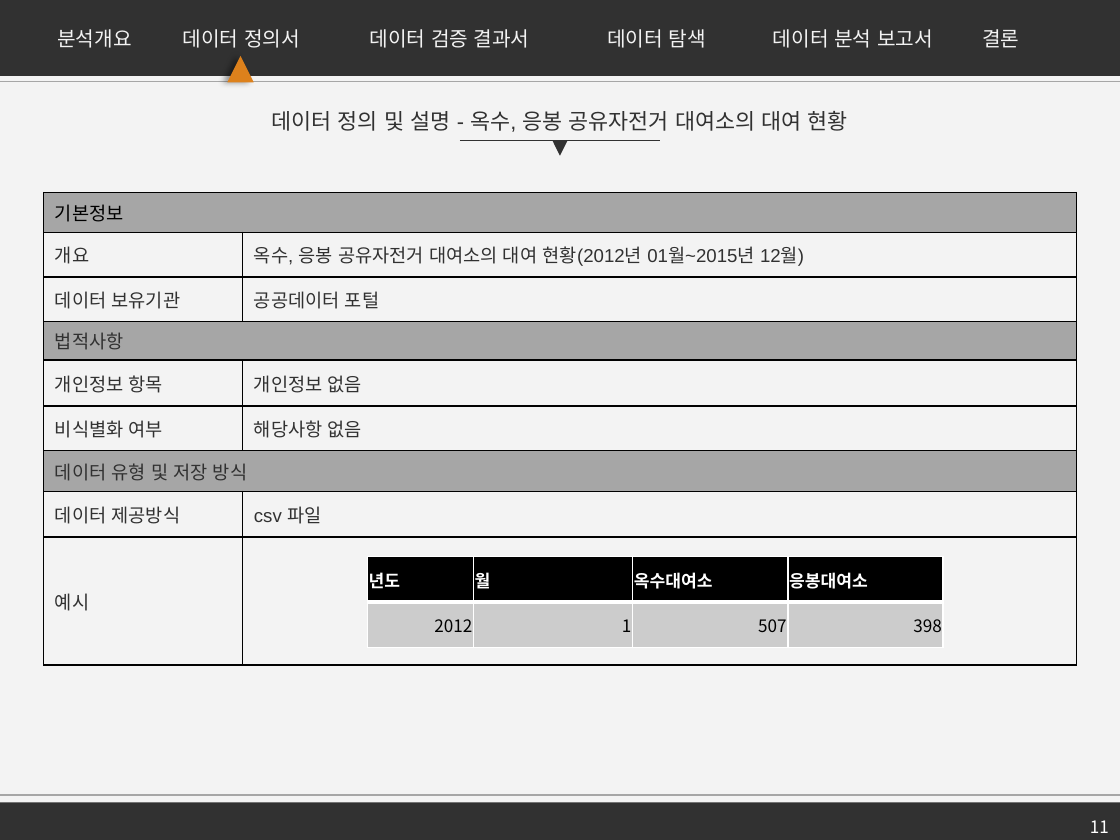
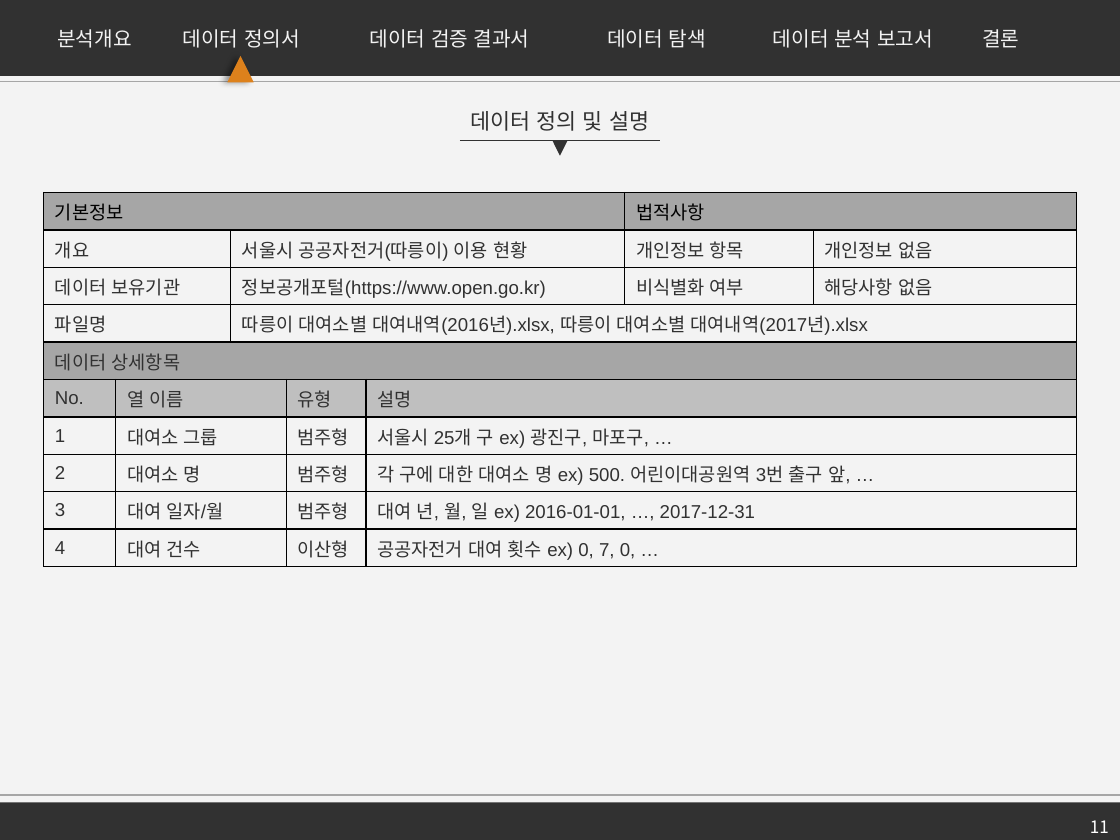
Before and after one commit to firstock/proj_sponge_bicycle, a slide deck: slide 11 of 서울시 공유자전거 수요 예측.pptx. Drawn at 1120x840 pixels with LibreOffice and Linux fonts; fonts in the diff are those of the drawing. Boxes give left, top, right and bottom in pixels: in the first picture for what was removed or moved away, otherwise in the second. Text is boxed around its words. In the diff, an @@ line names an element or a change of style, - is before the commit and + after.

```diff
--- a/서울시 공유자전거 수요 예측.pptx
+++ b/서울시 공유자전거 수요 예측.pptx
@@ text at [470,111,649,131]: text changed @@
-데이터 정의 및 설명 - 옥수, 응봉 공유자전거 대여소의 대여 현황
+데이터 정의 및 설명
@@ table at [44,193,1076,567] @@
-기본정보 | 
-개요 | 옥수, 응봉 공유자전거 대여소의 대여 현황(2012년 01월~2015년 12월)
-데이터 보유기관 | 공공데이터 포털
-법적사항 | 
-개인정보 항목 | 개인정보 없음
-비식별화 여부 | 해당사항 없음
-데이터 유형 및 저장 방식 | 
-데이터 제공방식 | csv 파일
-예시 | 
+기본정보 |  |  |  |  | 법적사항 | 
+개요 |  | 서울시 공공자전거(따릉이) 이용 현황 |  |  | 개인정보 항목 | 개인정보 없음
+데이터 보유기관 |  | 정보공개포털(https://www.open.go.kr) |  |  | 비식별화 여부 | 해당사항 없음
+파일명 |  | 따릉이 대여소별 대여내역(2016년).xlsx, 따릉이 대여소별 대여내역(2017년).xlsx |  |  |  | 
+데이터 상세항목 |  |  |  |  |  | 
+No. | 열 이름 |  | 유형 | 설명 |  | 
+1 | 대여소 그룹 |  | 범주형 | 서울시 25개 구 ex) 광진구, 마포구, … |  | 
+2 | 대여소 명 |  | 범주형 | 각 구에 대한 대여소 명 ex) 500. 어린이대공원역 3번 출구 앞, … |  | 
+3 | 대여 일자/월 |  | 범주형 | 대여 년, 월, 일 ex) 2016-01-01, …, 2017-12-31 |  | 
+4 | 대여 건수 |  | 이산형 | 공공자전거 대여 횟수 ex) 0, 7, 0, … |  | 
@@ table removed at [367,557,944,647], 2 rows, 4 columns @@
-년도 | 월 | 옥수대여소 | 응봉대여소
-2012 | 1 | 507 | 398
```
Also in this commit, not shown: 11 other slides changed, 9 slides removed.
